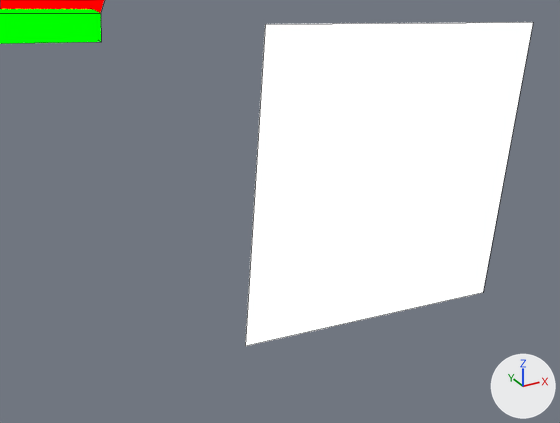
The Blender file assets-source/blender/motion/diplodocus-rest.blend as it was, and as the next commit left it.
Rendered twice from a 50 mm lens placed at (141.7, -33.37, 24.11), pointed at (143.96, -29.26, 22.06). Lighting does not change. The marker at lower right points along +X, +Y and +Z. The older version comes first. Mesh edges are drawn as thin lines.

The first picture shows 'DinoTycoon_Motion_diplodocus_rest_eye', 'DinoTycoon_Motion_diplodocus_rest_head', 'DinoTycoon_Motion_diplodocus_rest_jaw'.
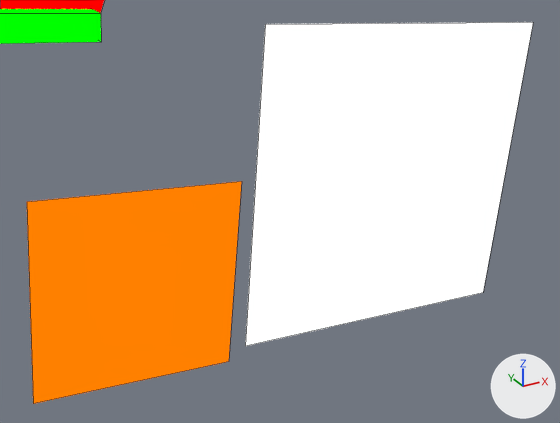
The newer file adds a shape key; the second version is drawn at full value of the shape key 'rest_03' of 'DinoTycoon_Motion_diplodocus_rest_eye_white', and the change is written as the vertex moves it makes.

Changed parts and their boxes [x1, y1, x2, y2] in the pictures (560 x 423 px):
'DinoTycoon_Motion_diplodocus_rest_eye_white', added (orange)
    after: [27, 181, 242, 404]

Edits to the bpy script that builds the scene:
```text
Add mat_dinotycoon_role_y:
    mat_dinotycoon_role_y = emission_material('DinoTycoon_Role_Y')
    mat_dinotycoon_role_y.base_color = (1.0, 0.216, 0.0)  # orange #ff8000
Add me_dinotycoon_motion_diplodocus_rest_sample_eye_white:
    me_dinotycoon_motion_diplodocus_rest_sample_eye_white.from_pydata([(142.42, -29.0, 22.35), (143.81, -29.0, 22.21), (143.68, -29.0, 20.82), (142.28, -29.0, 20.95), (142.42, -29.0, 22.35), (143.81, -29.0, 22.21), (143.68, -29.0, 20.82), (142.28, -29.0, 20.95)], [], [(3, 2, 1, 0), (4, 5, 6, 7), (0, 1, 5, 4), (1, 2, 6, 5), (2, 3, 7, 6), (3, 0, 4, 7)])
    me_dinotycoon_motion_diplodocus_rest_sample_eye_white.materials.append(mat_dinotycoon_role_y)  # orange #ff8000
Add ob_dinotycoon_motion_diplodocus_rest_eye_white:
    ob_dinotycoon_motion_diplodocus_rest_eye_white = bpy.data.objects.new('DinoTycoon_Motion_diplodocus_rest_eye_white', me_dinotycoon_motion_diplodocus_rest_sample_eye_white)
    ob_dinotycoon_motion_diplodocus_rest_eye_white.location = (0.0, 0.0, 0.0)
```
